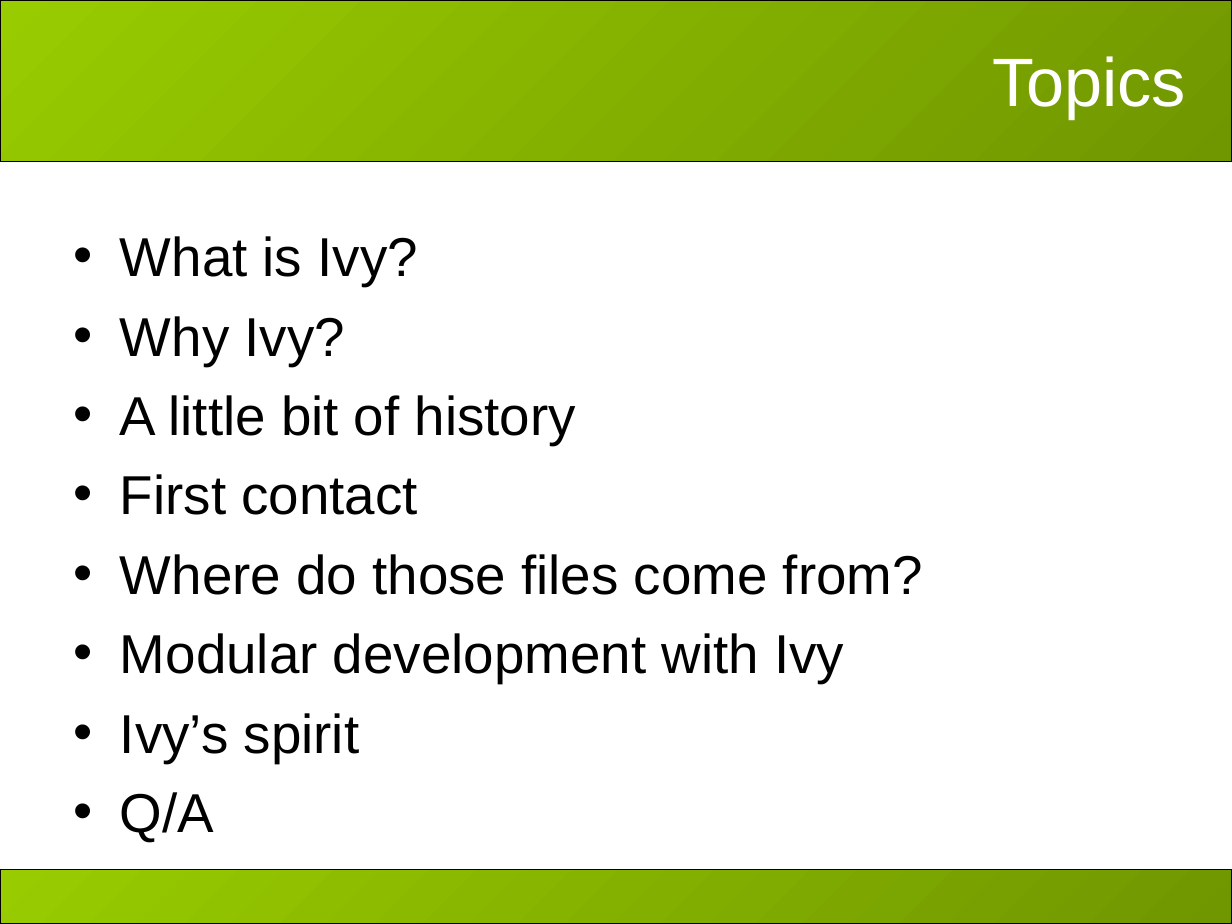
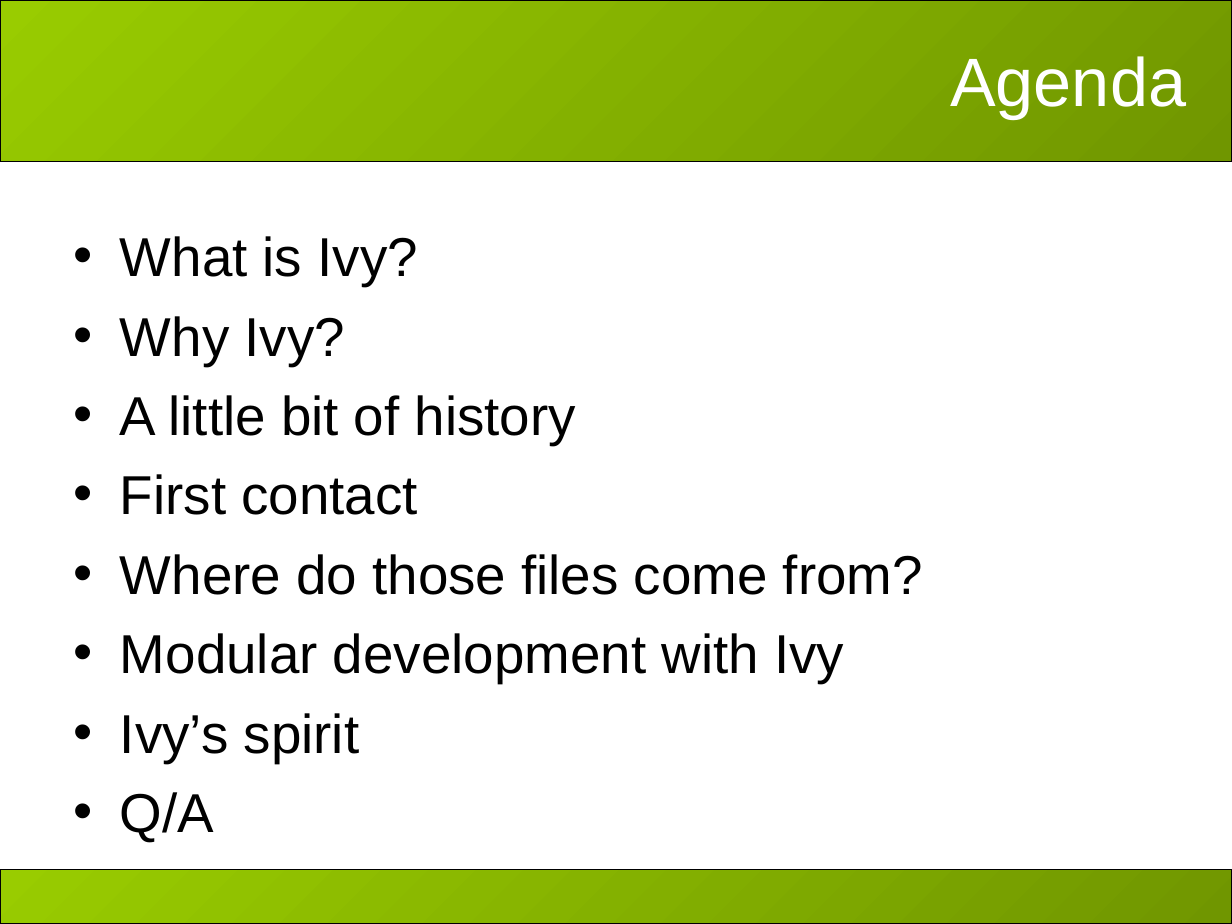
Before and after one commit to hiroyasub/ant-ivy-cregit, a slide deck: slide 3 of doc/presentations/apache-con-2007/slides.ppt (slide 2 before the commit). Drawn at 1232x924 pixels with LibreOffice and Linux fonts; fonts in the diff are those of the drawing; background and template pictures are left out. Boxes give left, top, right and bottom in pixels: in the first picture for what was removed or moved away, otherwise in the second. Text is boxed around its words. In the diff, an @@ line names an element or a change of style, - is before the commit and + after.

```diff
--- a/doc/presentations/apache-con-2007/slides.ppt
+++ b/doc/presentations/apache-con-2007/slides.ppt
@@ title at (950,56,1186,119): text changed @@
-Topics
+Agenda
```
Also in this commit, not shown: 3 other slides changed, 3 slides added, 1 slide removed, 2 other files.
